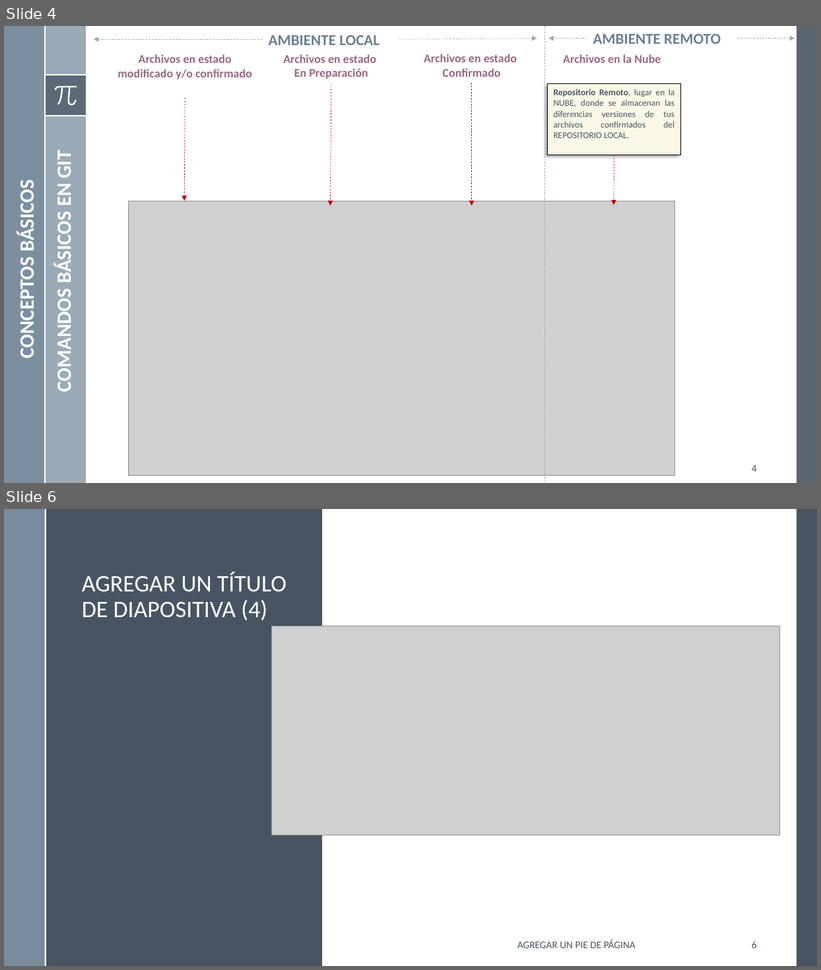
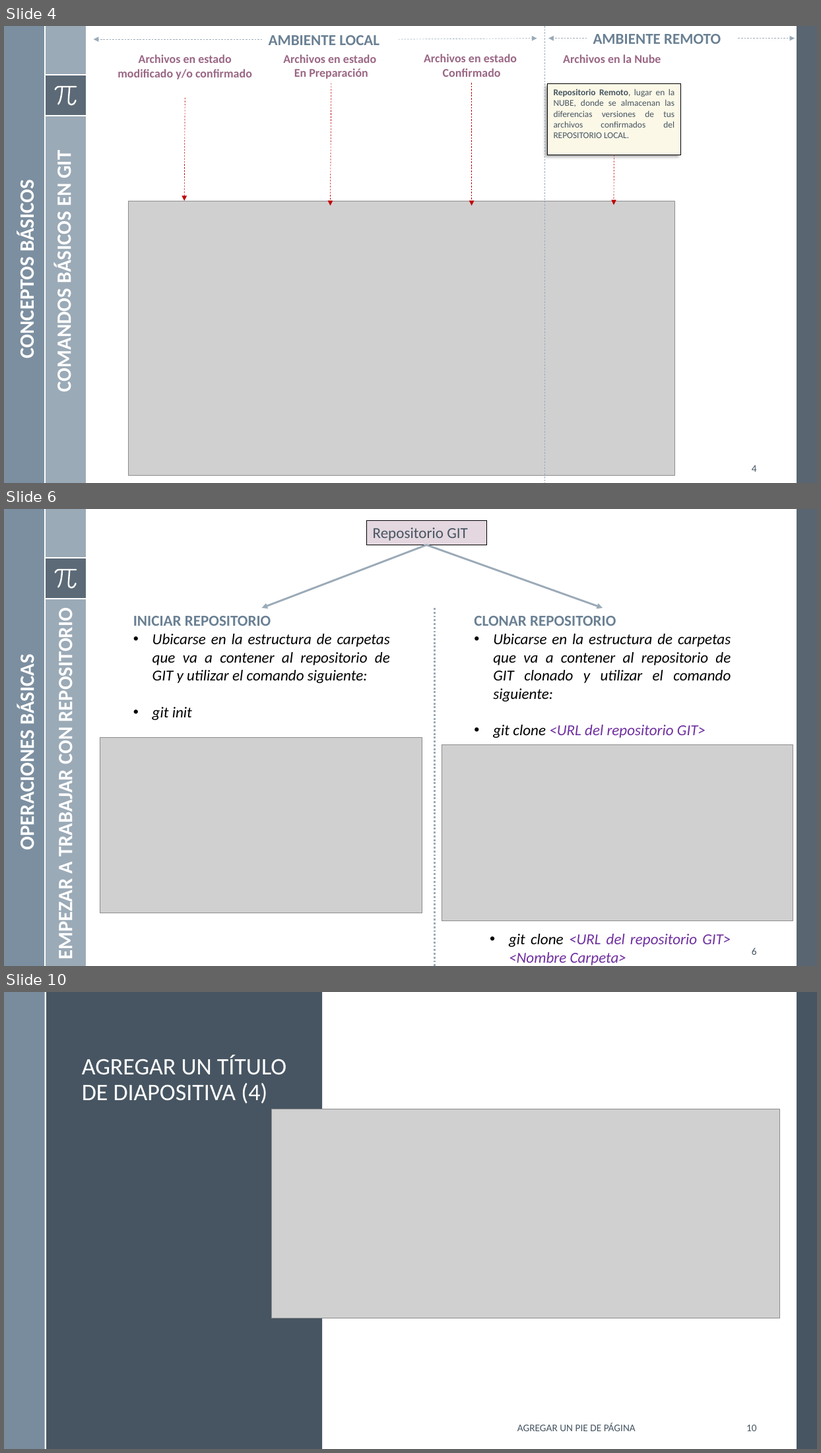
Before and after one commit to mgutierreza/Know, a slide deck: Programacion/GIT/GIT - Control Versiones.pptx. Shown one above the other, each under a label of ours: slides 4 and 6 before the commit, slides 4, 6 and 10 after it; the slides between them are not shown. The pictures are 821x970 and 821x1453 pixels, drawn with LibreOffice and Linux fonts; fonts in the diff are those of the drawing; grey boxes stand for pictures. Boxes give left, top, right and bottom in pixels: in the first picture for what was removed or moved away, otherwise in the second. Text is boxed around its words. In the diff, an @@ line names an element or a change of style, - is before the commit and + after.

```diff
--- a/Programacion/GIT/GIT - Control Versiones.pptx
+++ b/Programacion/GIT/GIT - Control Versiones.pptx
@@ slide 6 added at (4, 509, 817, 966), background #FFFFFF; not listed: 8 template elements that a slide beside it also shows @@
@@ rectangle added at (367, 521, 486, 545), fill #E4D7DF, outline #000000 0.75 pt, 18 pt, text #465562 @@
+Repositorio GIT
@@ arrow added from (426, 545) to (262, 608), #9BAAB7 2.25 pt @@
@@ arrow added from (426, 545) to (603, 608), #9BAAB7 2.25 pt @@
@@ text added at (53, 619, 78, 958), 24 pt, text #FFFFFF, bold @@
+EMPEZAR A TRABAJAR CON REPOSITORIO
@@ text added at (133, 616, 390, 720), 18 pt, text #000000, italic @@
+INICIAR REPOSITORIO
+• Ubicarse en la estructura de carpetas que va a contener al repositorio de GIT y utilizar el comando siguiente:
+• git init
@@ line added from (435, 608) to (435, 966), #9BAAB7 2.25 pt dashed @@
@@ text added at (474, 616, 731, 738), 18 pt, text #000000, italic @@
+CLONAR REPOSITORIO
+• Ubicarse en la estructura de carpetas que va a contener al repositorio de GIT clonado y utilizar el comando siguiente:
+• git clone <URL del repositorio GIT>
@@ text added at (15, 661, 40, 847), 24 pt, text #FFFFFF, bold @@
+OPERACIONES BÁSICAS
@@ picture added at (100, 738, 422, 914) @@
@@ picture added at (442, 745, 793, 921) @@
@@ text added at (509, 934, 731, 966), 18 pt, text #7030A0, italic @@
+• git clone <URL del repositorio GIT> <Nombre Carpeta>
@@ page number added at (752, 948, 757, 955), 12 pt, text #465562 @@
+6
@@ what was slide 6 is now slide 10 @@
@@ page number at (746, 1425, 757, 1432): text changed @@
-6
+10
```
Also in this commit, not shown: 1 slide changed, 3 other slides added, 2 other files.
